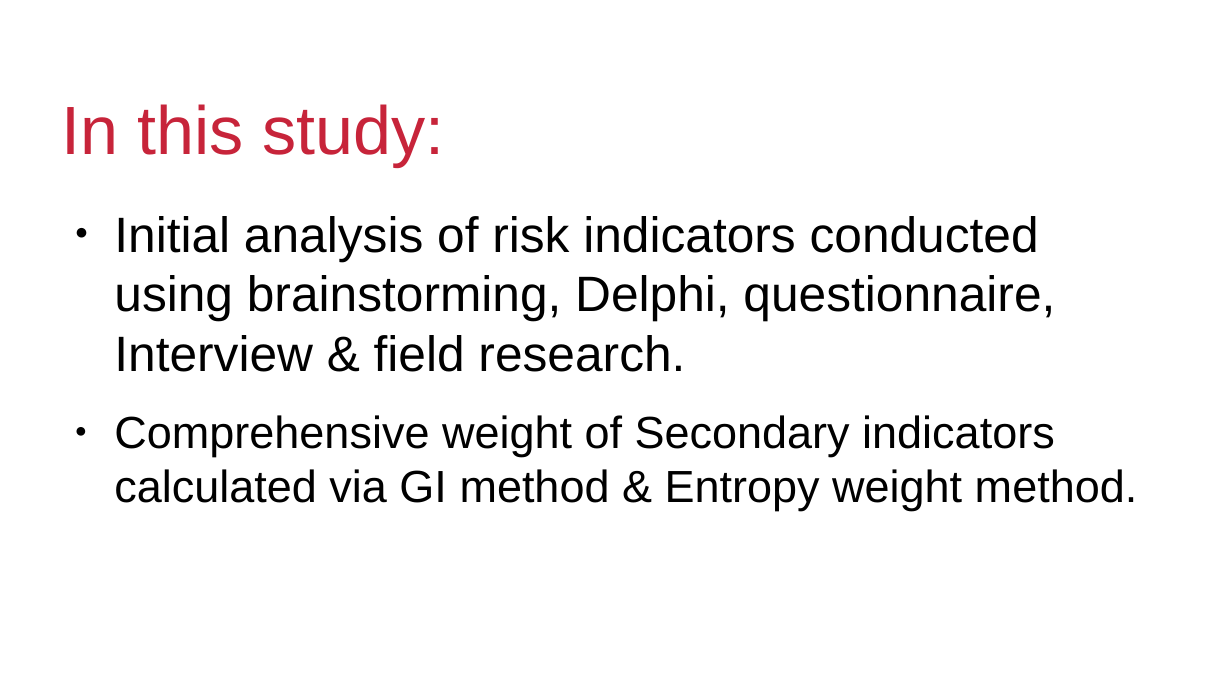
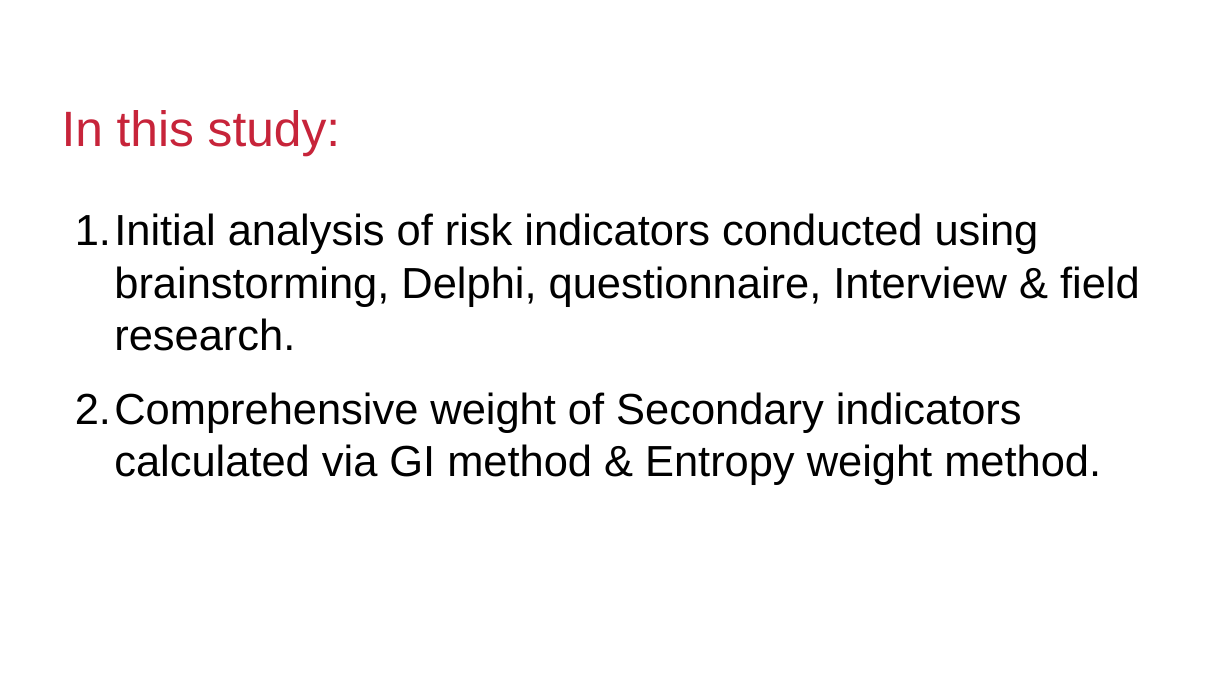
Before and after one commit to alfinwilliam/S5MCA_Seminar_Report, a slide deck: slide 8 of seminar.odp. Drawn at 1232x693 pixels with LibreOffice and Linux fonts; fonts in the diff are those of the drawing; background and template pictures are left out. Boxes give left, top, right and bottom in pixels: in the first picture for what was removed or moved away, otherwise in the second. Text is boxed around its words. In the diff, an @@ line names an element or a change of style, - is before the commit and + after.

Commit message:
final day

```diff
--- a/seminar.odp
+++ b/seminar.odp
@@ title "In this study:" at [62,110,340,156]: size 44 to 32 pt @@
@@ text "Initial analysis of risk indicators ..." at [75,213,1140,485]: size 32 to 28 pt in "Initial analysis of risk indicators conducted using ..."; size 29 to 28 pt in "Comprehensive weight of Secondary indicators calculated via ..."; bullet ● to 1. @@
```
Also in this commit, not shown: 7 other slides changed, 15 slides added.
